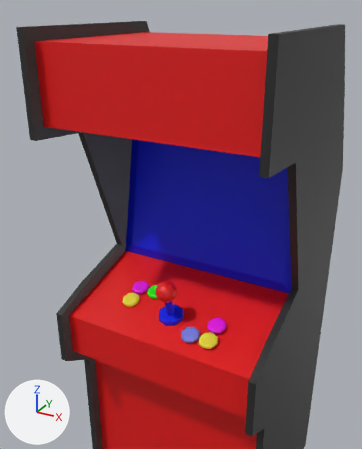
Two versions of the FBX model Assets/Models/Mini Games/Arcade Machine.fbx, one commit apart.
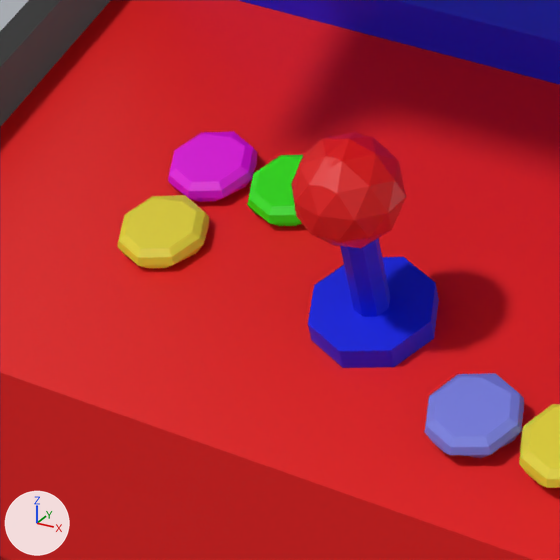
Old and new are each drawn whole from a camera (50 mm lens) standing at (1.421, -3.034, 4.005) and looking at (-0.033, -0.39, 2.682) and again close up on the part from 28% to 57% of the width and 57% to 81% of the height. Lighting does not change. The marker at lower left points along +X, +Y and +Z. Where no turn or scale is listed for an object, it has been applied to the vertices. Vertices at the same position are counted once.

In view in the first close-up: 'Arcade Machine', 'Arcade Machine.001'.
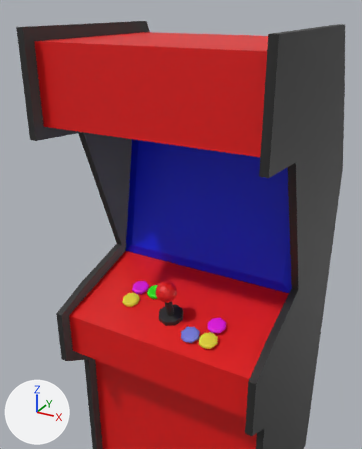
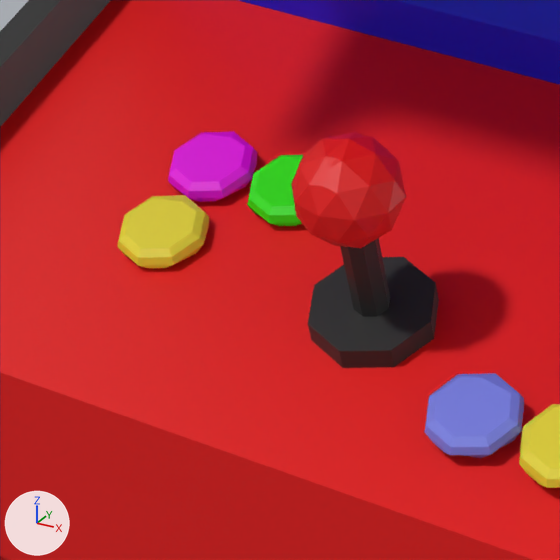
Where the newer file only moved an object's origin or applied its transform, the numbers keep the older frame.

Location of each change, [x1, y1, x2, y2] in pixels of the close-ups (560 x 560 px):
part 1 of me_cube_001, recoloured: [308, 238, 439, 368] in both

The edits, one by one:
me_cube_001 has 86 vertices, 124 faces and spans x -0.085..0.085, y -0.726..-0.503, z 1.432..1.777.
me_cube_001 is used by ob_arcade_machine_001; location (0.0, 0.009, 0.611).
me_cube_001 part 1: all 28 faces that had it switch from mat_material_003 (blue #001be7) to mat_material_002 (black #2a2a2a).
